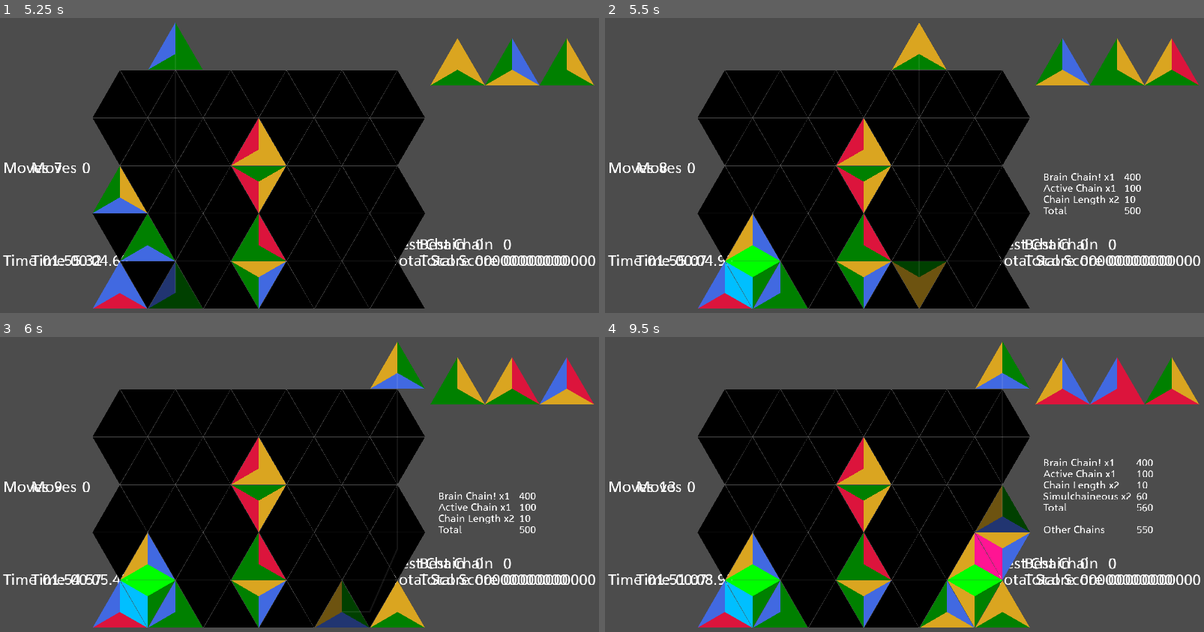
Above: before the commit, frames 1-4 (two rows, left to right).
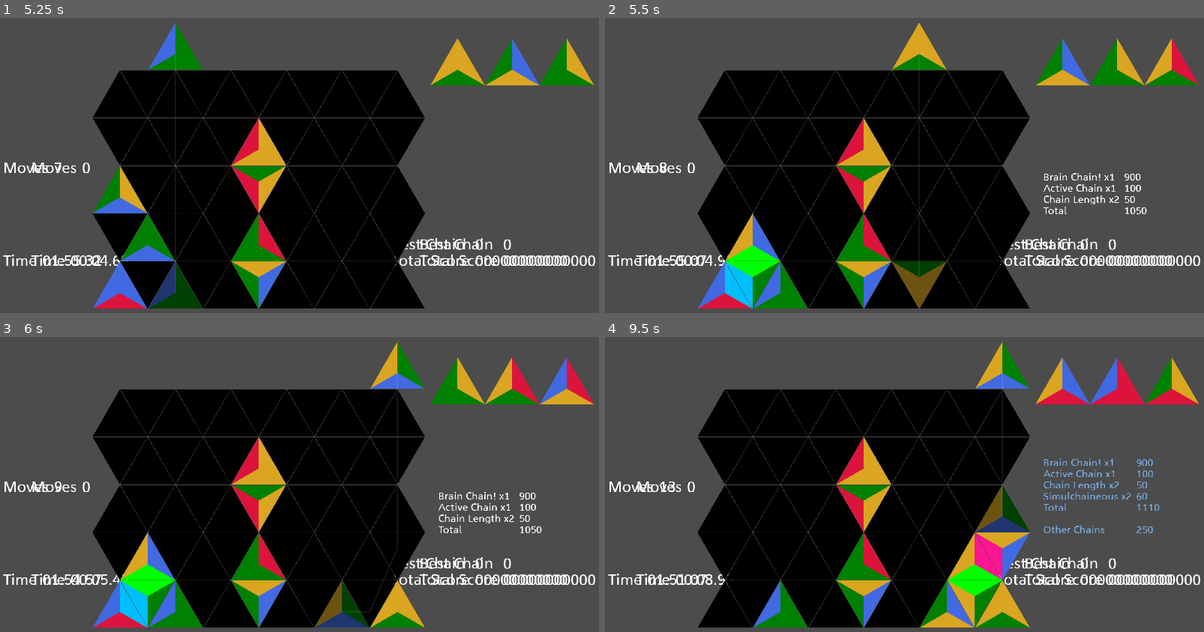
Above: after the commit, the same moments.

Repository: BoatsandJoes/tri-twist
Game: Godot game, scene res://scenes/ui/MainMenu.tscn
Same seed, same stepped clock (60 frames per second), same inputs: the game is played once before the commit and once after it.
Inputs:
- Up to frame 1 (5.25 s): click "Go go go" at 0.5 s; tap Enter (ui_accept) at 1.25, 1.52, 2.27, 3.77, 4.52 s; hold Keypad 6 (clockwise) 1.28-2.03 s; hold Up (ui_up) 1.28-2.78 s; tap Keypad 7 (counterclockwise) at 2.1, 3.6, 5.1 s; hold Keypad 6 (clockwise) 2.78-3.53 s; hold A (left) 2.78-4.28 s; hold Down (ui_down) 4.28-5.03 s; hold Keypad 6 (clockwise) 4.28-5.03 s; hold D (right) from 5.03 s (still down)
- Up to frame 2 (5.5 s): keep holding D (right); tap Enter (ui_accept) at 5.27 s
- Up to frame 3 (6 s): release D (right) at 5.78 s; hold Up (ui_up) from 5.78 s (still down); hold Keypad 6 (clockwise) from 5.78 s (still down)
- Up to frame 4 (9.5 s): release Up (ui_up) at 6.53 s; release Keypad 6 (clockwise) at 6.53 s; hold D (right) 6.53-8.78 s; tap Keypad 7 (counterclockwise) at 6.6, 8.1 s; tap Enter (ui_accept) at 6.77, 7.52, 8.27 s; hold Keypad 6 (clockwise) 7.28-8.03 s; hold Down (ui_down) from 8.78 s (still down); hold Keypad 6 (clockwise) from 8.78 s (still down)

Frame 1 is identical in both runs. In frame 2, less than 0.1% of the frame differs, in the area x 86-91%, y 52-67%; in frame 3, less than 0.1%; in frame 4, 3.0%, in the area x 15-93%, y 41-99%.

Commit message:
Fixed floating pieces. Active chain cap is now 4. Fixed chain length not being added to score total. Tweaked score values.

Diff:
--- a/scenes/TriangleCell.gd
+++ b/scenes/TriangleCell.gd
@@ -20,9 +20,9 @@
 var inGrid
 var isGhost
 var tumbleDirection: int
-var clearDelay = 5
-var quickChainCutoff = 1.5
-var activeChainCap = 6
+var clearDelay = 4
+var quickChainCutoff = 0
+var activeChainCap = 4
 var sequentialChainCap = 10
 var clearScaling = 0.0
 var activeChainMode = true
@@ -104,6 +104,7 @@
 	update_colors_visually()
 
 func spawn_piece(piece: TriangleCell):
+	isDroppingFromActive = true
 	set_colors(piece.leftColor, piece.rightColor, piece.verticalColor)
 	after_fill_checks(true, get_parent().get_neighbor(rowIndex, columnIndex, Direction.LEFT),
 	get_parent().get_neighbor(rowIndex, columnIndex, Direction.RIGHT))
@@ -278,11 +279,10 @@
 						rightNeighbor.columnIndex, Direction.RIGHT)
 						if neighborsNeighbor == null || !neighborsNeighbor.is_empty():
 							rightNeighbor.enter_falling_state(Direction.RIGHT)
-			else:
-				# Fall from above. XXX fix bug where sometimes this does not cause them to fall.
-				var verticalNeighbor = get_parent().get_neighbor(rowIndex, columnIndex, Direction.VERTICAL_POINT)
-				if verticalNeighbor != null:
-					verticalNeighbor.enter_falling_state(verticalNeighbor.tumbleDirection)
+			# Fall from above. In theory, if a neighbor fills then it won't fall after all. XXX keep an eye on this
+			var verticalNeighbor = get_parent().get_neighbor(rowIndex, columnIndex, Direction.VERTICAL_POINT)
+			if verticalNeighbor != null:
+				verticalNeighbor.enter_falling_state(verticalNeighbor.tumbleDirection)
 	elif edge != Direction.VERTICAL_POINT:
 		# Mark edge for clearing, visually.
 		var particleColor: int = 0
@@ -370,15 +370,15 @@
 			if chainRootsArray.size() == 1:
 				if initialCheckedCoordinates.empty():
 					# We are the single newest piece in an existing chain
-					var combinedChain = update_existing_chain(get_parent().get_parent().get_parent().get_chain(chainRootsArray[0]),
+					var existingChain = update_existing_chain(get_parent().get_parent().get_parent().get_chain(chainRootsArray[0]),
 					numMatches, min(leftClearTimeLeft, min(rightClearTimeLeft, verticalClearTimeLeft)))
-					get_parent().get_parent().get_parent().upsert_chain(chainRootsArray[0], combinedChain)
+					get_parent().get_parent().get_parent().upsert_chain(chainRootsArray[0], existingChain)
 					# Check chain cap.
-					if (combinedChain.has("activeChainCount") && combinedChain.get("activeChainCount") >= activeChainCap):
+					if (existingChain.has("activeChainCount") && existingChain.get("activeChainCount") >= activeChainCap):
 						# Clear.
 						clear_self_and_matching_neighbors([])
-					elif (combinedChain.has("sequentialChainCount") &&
-					combinedChain.get("sequentialChainCount") >= sequentialChainCap):
+					elif (existingChain.has("sequentialChainCount") &&
+					existingChain.get("sequentialChainCount") >= sequentialChainCap):
 						# Set flag for later, and clear.
 						sequentialChainCapFlag = true
 						clear_self_and_matching_neighbors([])
--- a/scenes/TriangleCell.tscn
+++ b/scenes/TriangleCell.tscn
@@ -12,7 +12,6 @@
 [node name="RightEdge" type="Polygon2D" parent="."]
 
 [node name="ClearTimer" type="Timer" parent="."]
-wait_time = 5.0
 one_shot = true
 
 [node name="CPUParticles2D" type="CPUParticles2D" parent="."]
--- a/scenes/ui/ComboDisplay.gd
+++ b/scenes/ui/ComboDisplay.gd
@@ -8,13 +8,13 @@
 # var a = 2
 # var b = "text"
 var combos: Dictionary = {}
-var brainChainLinkScore = 400
+var brainChainLinkScore = 900
 var quickChainLinkScore = 150
 var activeChainLinkScore = 100
 var sequentialChainLinkScore = 100
-var chainLengthBonusScore = 10
-var twoTrickScore = 100
-var hatTrickScore = 300
+var chainLengthBonusScore = 50
+var twoTrickScore = 300
+var hatTrickScore = 900
 var simulchaineousScore = 30
 var displayedComboKey
 var activeChainOn: bool = true
@@ -182,7 +182,9 @@
 		combo["sequentialChainScore"] = sequentialScore
 		chainCount = chainCount + sequentialCount
 	combo["chainLengthBonus"] = chainCount
-	combo["chainLengthScore"] = score_chain_length(chainCount)
+	var chainLengthScore = score_chain_length(chainCount)
+	combo["chainLengthScore"] = chainLengthScore
+	runningTotal = runningTotal + chainLengthScore
 	if combo.has("twoTrickCount"):
 		var twoTrickScore = score_two_trick(combo.get("twoTrickCount"))
 		runningTotal = runningTotal + twoTrickScore
Not shown, changed: notes/known bugs.txt
Not shown, changed: notes/music and sfx.txt
Not shown, changed: notes/notes.txt
Not shown, changed: notes/scoring.txt
Not shown, removed: notes/triangle trip mode.txt
